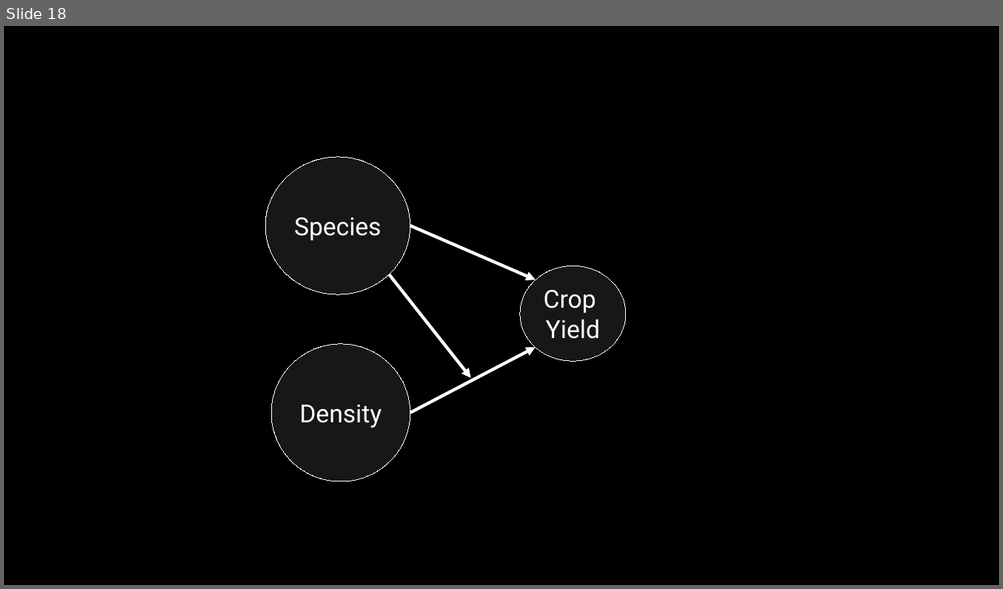
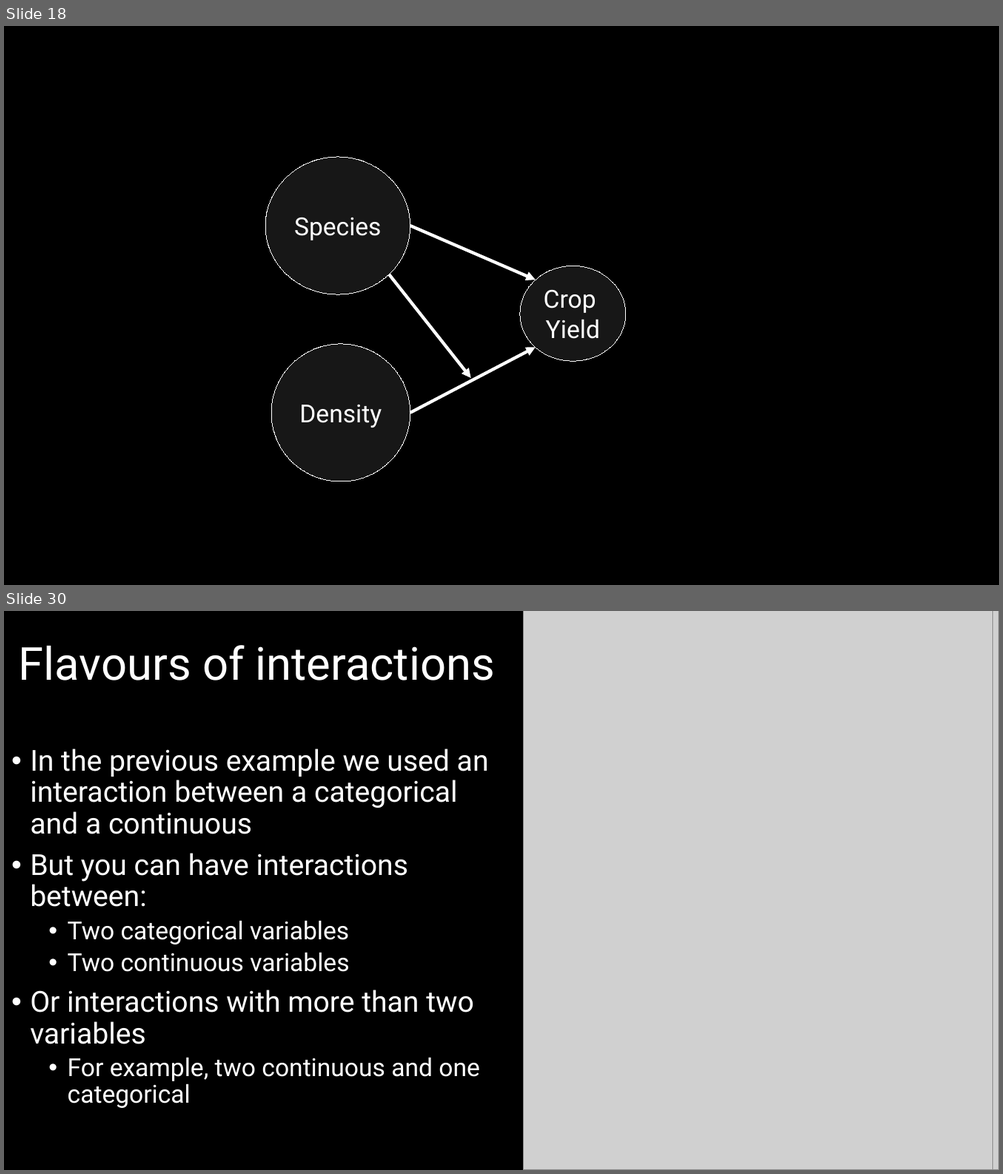
Before and after one commit to DeonRoos/006-BI3010, a slide deck: Lectures/Lecture 08.1 Interactions.pptx. Shown one above the other, each under a label of ours: slide 18 before the commit, slides 18 and 30 after it; the slides between them are not shown. The pictures are 1003x589 and 1003x1174 pixels, drawn with LibreOffice and Linux fonts; fonts in the diff are those of the drawing; grey boxes stand for pictures. Boxes give left, top, right and bottom in pixels: in the first picture for what was removed or moved away, otherwise in the second. Text is boxed around its words. In the diff, an @@ line names an element or a change of style, - is before the commit and + after.

Commit message:
closer to final draft of interactions

```diff
--- a/Lectures/Lecture 08.1 Interactions.pptx
+++ b/Lectures/Lecture 08.1 Interactions.pptx
@@ slide 30 added at <box>4,611,999,1170</box>, background #000000 @@
@@ picture added at <box>523,611,999,1170</box> @@
@@ picture added at <box>523,611,992,1170</box> @@
@@ title added at <box>19,645,495,681</box>, 44 pt, text #FFFFFF @@
+Flavours of interactions
@@ text added at <box>30,749,489,1108</box>, 28 pt, text #FFFFFF @@
+• In the previous example we used an interaction between a categorical and a continuous
+• But you can have interactions between:
+  • Two categorical variables
+  • Two continuous variables
+• Or interactions with more than two variables
+  • For example, two continuous and one categorical
```
Also in this commit, not shown: 14 slides changed, 10 other slides added, 11 other files.
